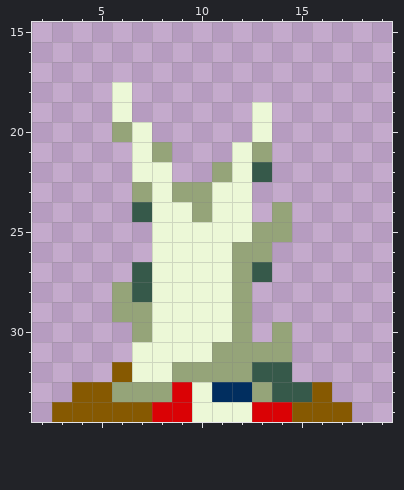
One commit to this pixel-art sprite: sprites/sprBelemPeek/04cc91ed-6d59-432e-9540-8299fbfdc644.png. The picture above is the old version.
The file is 21x35 pixels. Shown: x 2..19, y 15..34.
The result:
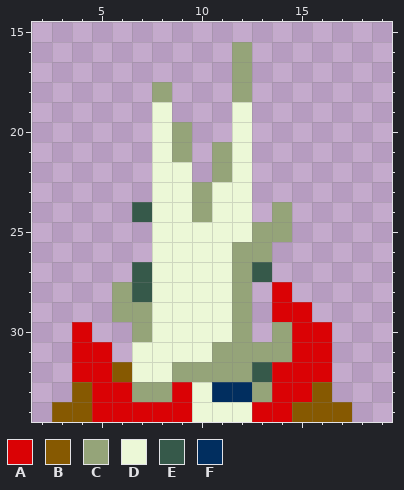
Palette (. is transparent): A #da0205  B #865901  C #95a479  D #ecf8d7  E #36594a  F #012e5f
Diff:
y 16..17: x 12 . -> C
y 18: x 6 D -> .; x 8 . -> C; x 12 . -> C
y 19: x 6 D -> .; x 8 . -> D; x 12..13 .D -> D.
y 20: x 6..9 CD.. -> ..DC; x 12..13 .D -> D.
y 21: x 7..9 DC. -> .DC; x 11 . -> C; x 13 C -> .
y 22: x 7 D -> .; x 9 . -> D; x 13 E -> .
y 23: x 7 C -> .; x 9 C -> D
y 28: x 14 . -> A
y 29: x 14..15 .. -> AA
y 30: x 4 . -> A; x 15..16 .. -> AA
y 31: x 4..5 .. -> AA; x 15..16 .. -> AA
y 32: x 4..5 .. -> AA; x 14..16 E.. -> AAA
y 33: x 5..6 BC -> AA; x 14..15 EE -> AA
y 34: x 5..7 BBB -> AAA
Changed places in both pictures, as pixel boxes (x1, y1, x2, y2):
changed: (112, 42, 272, 202)
changed: (272, 282, 332, 402)
changed: (72, 322, 152, 422)
